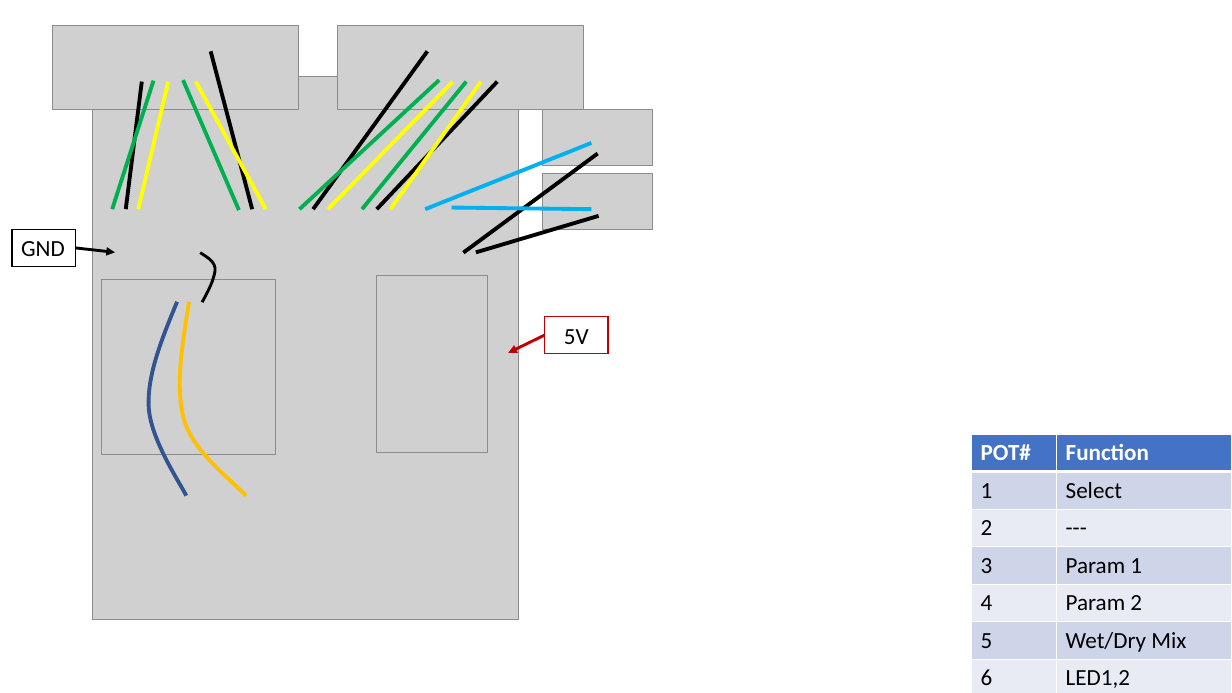
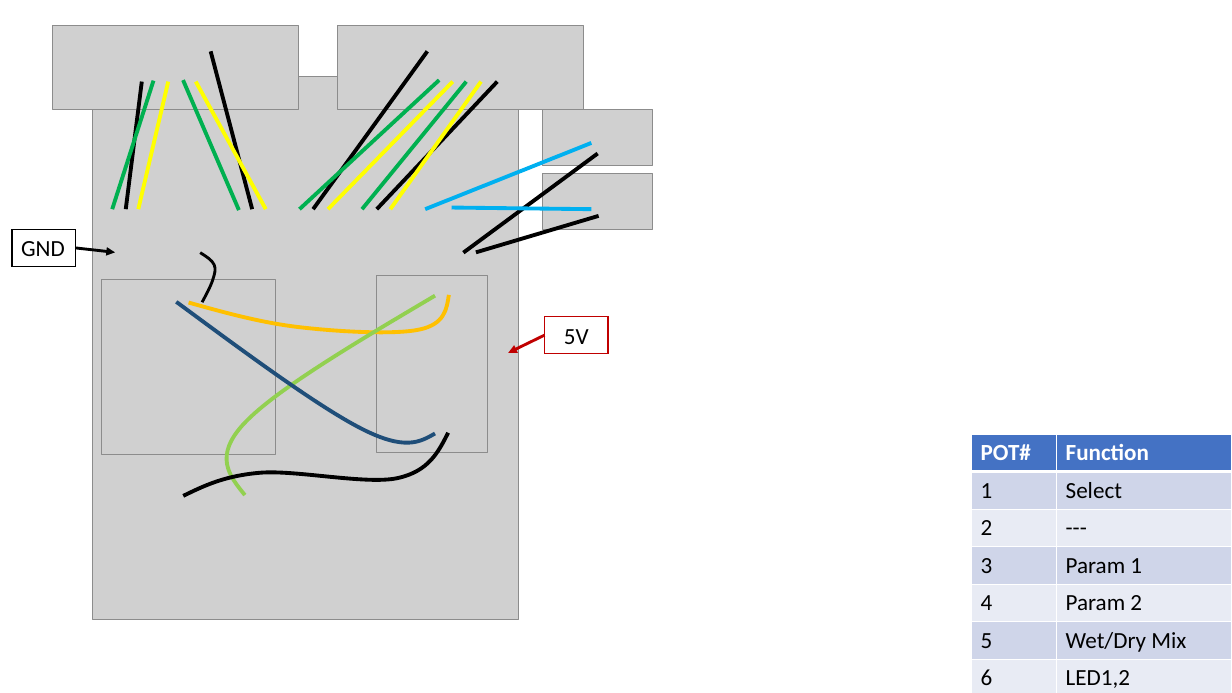
Before and after one commit to jakeson21/TeensyAudioPedal, a slide deck: slide 1 of Docs/Connections.pptx. Drawn at 1232x693 pixels with LibreOffice and Linux fonts; fonts in the diff are those of the drawing; grey boxes stand for pictures. Boxes give left, top, right and bottom in pixels: in the first picture for what was removed or moved away, otherwise in the second. Text is boxed around its words. In the diff, an @@ line names an element or a change of style, - is before the commit and + after.

Commit message:
Wires to AMP board

```diff
--- a/Docs/Connections.pptx
+++ b/Docs/Connections.pptx
@@ freeform shape added at <box>189,295,449,333</box>, outline #FFC000 3 pt @@
@@ freeform shape added at <box>226,296,435,495</box>, outline #92D050 3 pt @@
@@ freeform shape removed at <box>149,302,187,496</box> @@
@@ freeform shape added at <box>177,302,435,443</box>, outline #1F4E79 3 pt @@
@@ freeform shape removed at <box>180,302,247,496</box> @@
@@ freeform shape added at <box>183,433,448,495</box>, outline #000000 3 pt @@
```
